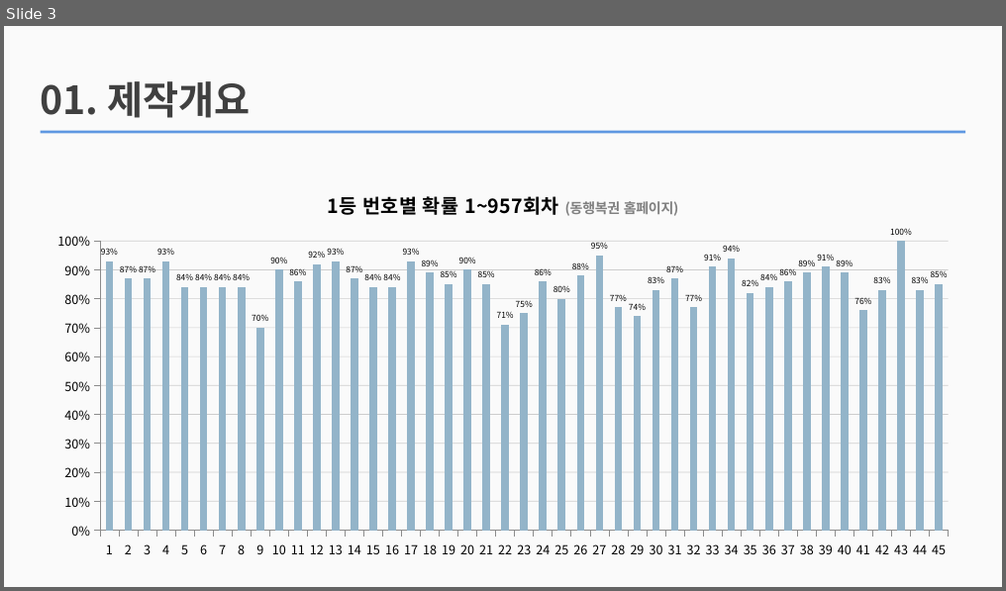
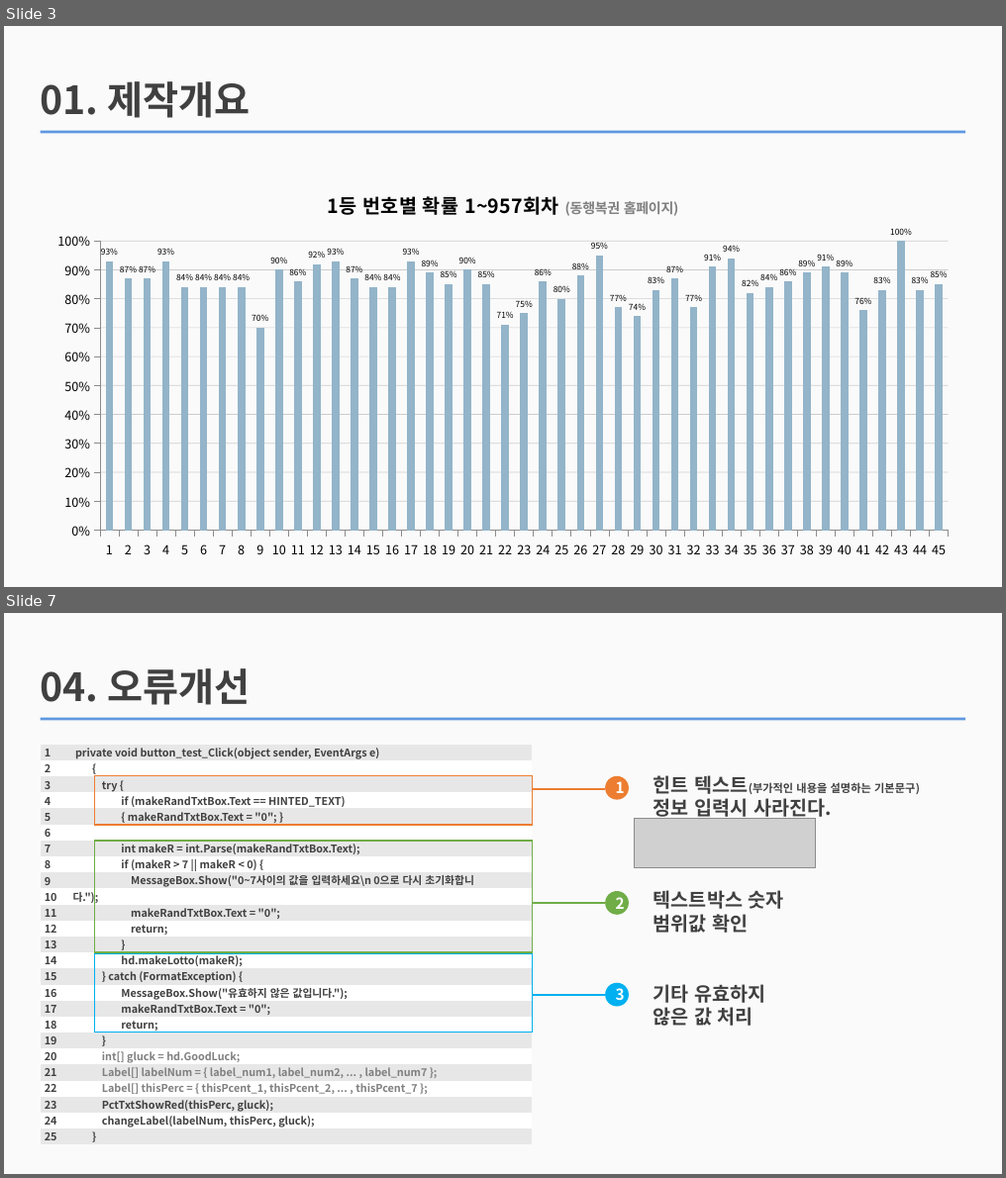
Before and after one commit to jhy0409/jhy0409, a slide deck: 2 vsStudio_P/210408_cSharp_basic_chap5/sukje_lotto/PPT/210409_로또번호 생성기.pptx. Shown one above the other, each under a label of ours: slide 3 before the commit, slides 3 and 7 after it; the slides between them are not shown. The pictures are 1006x591 and 1006x1178 pixels, drawn with LibreOffice and Linux fonts; fonts in the diff are those of the drawing; grey boxes stand for pictures. Boxes give left, top, right and bottom in pixels: in the first picture for what was removed or moved away, otherwise in the second. Text is boxed around its words. In the diff, an @@ line names an element or a change of style, - is before the commit and + after.

```diff
--- a/2 vsStudio_P/210408_cSharp_basic_chap5/sukje_lotto/PPT/210409_로또번호 생성기.pptx
+++ b/2 vsStudio_P/210408_cSharp_basic_chap5/sukje_lotto/PPT/210409_로또번호 생성기.pptx
@@ slide 7 added at [4,613,1002,1174], background #FAFAFA; not listed: 1 template element that a slide beside it also shows @@
@@ text added at [41,668,250,705], 28 pt, text #404040, bold @@
+04. 오류개선
@@ table added at [40,745,531,1146], 25 rows, 1 columns @@
+
+
+
+
+
+
+
+
+
+
+
+
+
+
+
+
+
+
+
+
+
+
+
+
+
@@ text added at [45,749,57,1141], 7.7 pt, text #404040, bold @@
+1
+2
+3
+4
+5
+6
+7
+8
+9
+10
+11
+12
+13
+14
+15
+16
+17
+18
+19
+20
+21
+22
+23
+24
+25
@@ text added at [73,748,474,1128], 7.7 pt, text #404040, bold @@
+private void button_test_Click(object sender, EventArgs e)
+{
+try {
+if (makeRandTxtBox.Text == HINTED_TEXT)
+{ makeRandTxtBox.Text = "0"; }
+int makeR = int.Parse(makeRandTxtBox.Text);
+if (makeR > 7 || makeR < 0) {
+MessageBox.Show("0~7사이의 값을 입력하세요\n 0으로 다시 초기화합니다.");
+makeRandTxtBox.Text = "0";
+return;
+}
+hd.makeLotto(makeR);
+} catch (FormatException) {
+MessageBox.Show("유효하지 않은 값입니다.");
+makeRandTxtBox.Text = "0";
+return;
+}
+int[] gluck = hd.GoodLuck;
+Label[] labelNum = { label_num1, label_num2, ... , label_num7 };
+Label[] thisPerc = { thisPcent_1, thisPcent_2, ... , thisPcent_7 };
+PctTxtShowRed(thisPerc, gluck);
+changeLabel(labelNum, thisPerc, gluck);
+}
@@ rectangle added at [95,775,533,825], outline #ED7D31 1 pt @@
@@ line added from (605, 789) to (532, 789), #ED7D31 1 pt @@
@@ ellipse added at [605,776,629,801], fill #ED7D31, 11 pt, text #FFFFFF, bold @@
+1
@@ text added at [653,775,920,821], 8 pt, text #404040, bold @@
+힌트 텍스트(부가적인 내용을 설명하는 기본문구)
+정보 입력시 사라진다.
@@ picture added at [634,819,814,868] @@
@@ rectangle added at [95,841,533,953], outline #70AD47 1 pt @@
@@ line added from (605, 903) to (532, 903), #70AD47 1 pt @@
@@ ellipse added at [605,891,629,915], fill #70AD47, 11 pt, text #FFFFFF, bold @@
+2
@@ text added at [653,890,784,933], 14 pt, text #404040, bold @@
+텍스트박스 숫자
+범위값 확인
@@ rectangle added at [95,955,533,1032], outline #00B0F0 1 pt @@
@@ line added from (605, 995) to (532, 995), #00B0F0 1 pt @@
@@ ellipse added at [605,983,629,1007], fill #00B0F0, 11 pt, text #FFFFFF, bold @@
+3
@@ text added at [653,984,765,1026], 14 pt, text #404040, bold @@
+기타 유효하지 않은 값 처리
```
Also in this commit, not shown: 2 slides changed, 1 other slide added, 2 slides removed, 14 other files.
